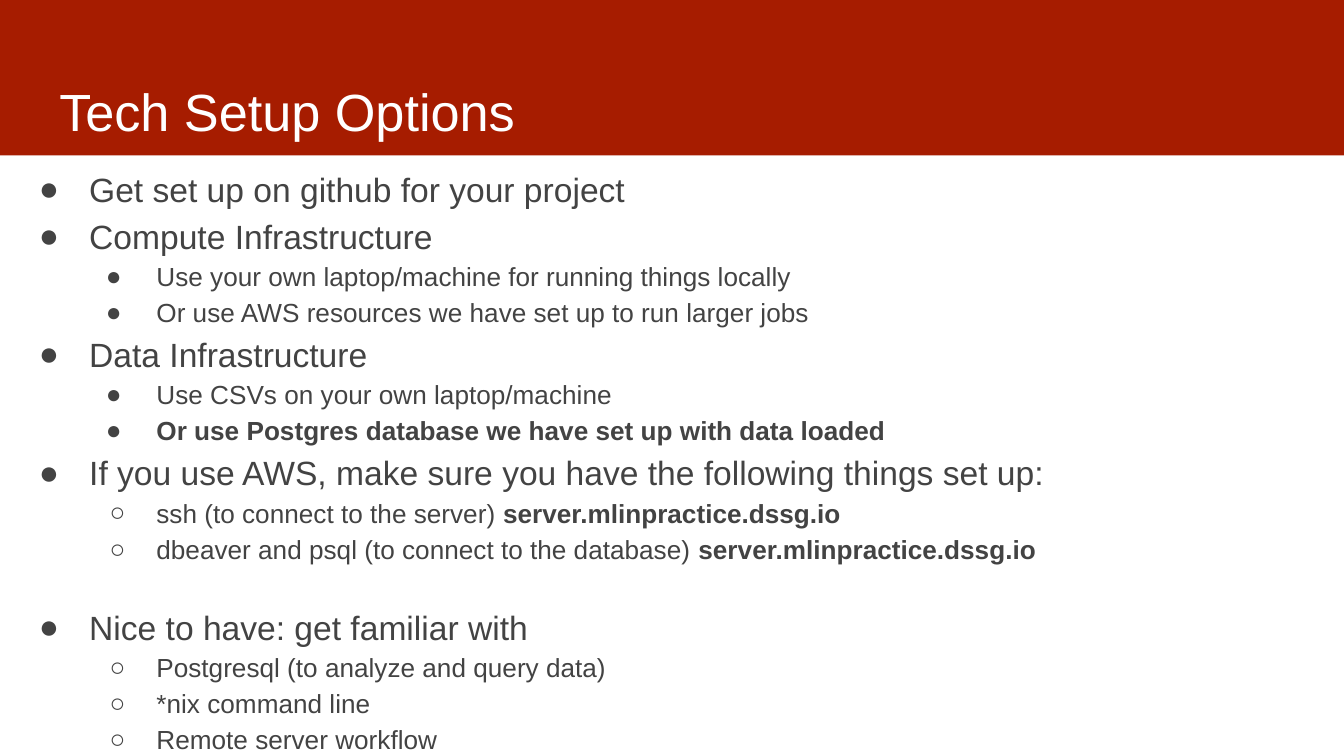
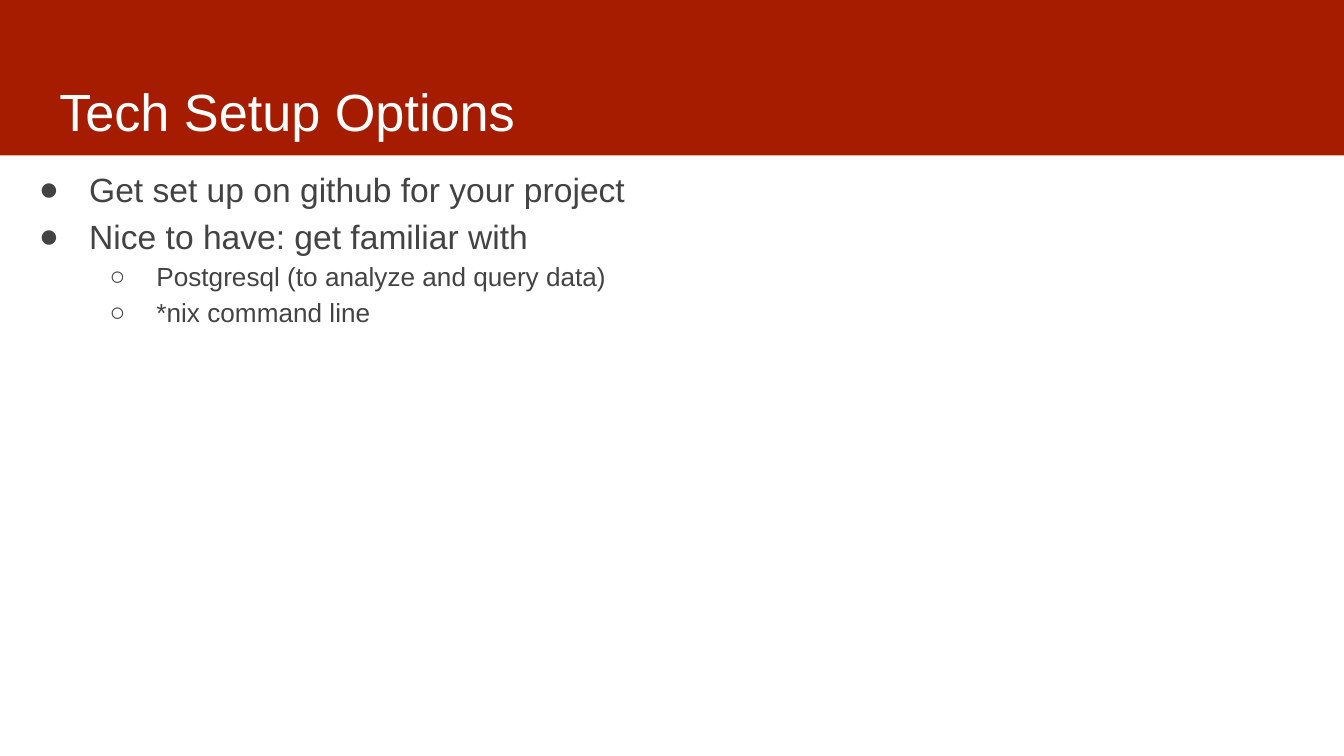
Before and after one commit to dssg/MLinPractice, a slide deck: slide 17 of Lectures/Lecture1-ClassOverview.pptx. Drawn at 1344x756 pixels with LibreOffice and Linux fonts; fonts in the diff are those of the drawing. Boxes give left, top, right and bottom in pixels: in the first picture for what was removed or moved away, otherwise in the second. Text is boxed around its words. In the diff, an @@ line names an element or a change of style, - is before the commit and + after.

Commit message:
updated for f22

```diff
--- a/Lectures/Lecture1-ClassOverview.pptx
+++ b/Lectures/Lecture1-ClassOverview.pptx
@@ text at (89, 177, 625, 323): paragraph removed @@
-  ○ Remote server workflow
@@ text at (89, 224, 1044, 565): paragraphs removed @@
-● Compute Infrastructure
-  ● Use your own laptop/machine for running things locally
-  ● Or use AWS resources we have set up to run larger jobs
-● Data Infrastructure
-  ● Use CSVs on your own laptop/machine
-  ● Or use Postgres database we have set up with data loaded
-● If you use AWS, make sure you have the following things set up:
-  ○ ssh (to connect to the server) server.mlinpractice.dssg.io
-  ○ dbeaver and psql (to connect to the database) server.mlinpractice.dssg.io
```
Also in this commit, not shown: 5 other slides changed.
